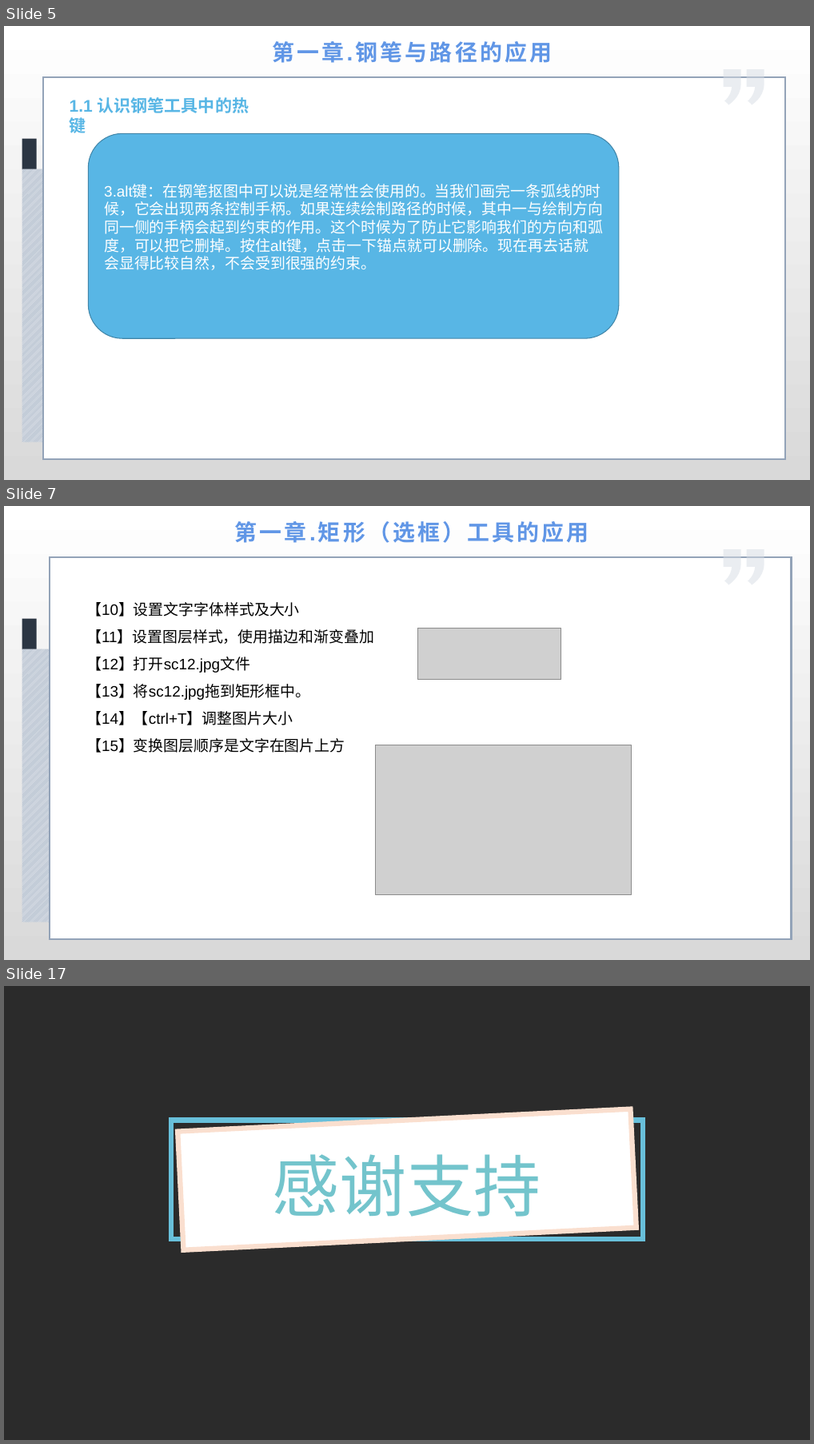
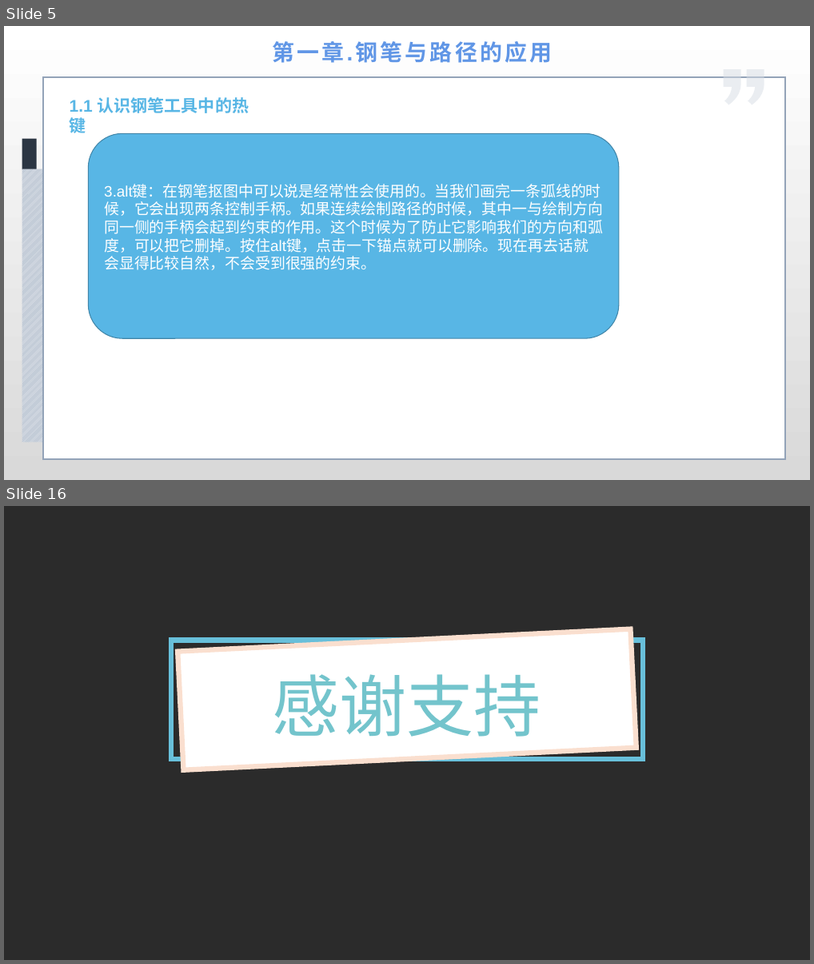
Before and after one commit to cckmit/typora-note, a slide deck: 计算机基础知识/ps/Photoshop第6章.pptx. Shown one above the other, each under a label of ours: slides 5, 7 and 17 before the commit, slides 5 and 16 after it; the slides between them are not shown. The pictures are 814x1444 and 814x964 pixels, drawn with LibreOffice and Linux fonts; fonts in the diff are those of the drawing; grey boxes stand for pictures; background and template pictures are left out; a plain dark background stands for a picture behind light text. Boxes give left, top, right and bottom in pixels: in the first picture for what was removed or moved away, otherwise in the second. Text is boxed around its words. In the diff, an @@ line names an element or a change of style, - is before the commit and + after.

```diff
--- a/计算机基础知识/ps/Photoshop第6章.pptx
+++ b/计算机基础知识/ps/Photoshop第6章.pptx
@@ slide 7 removed at [4,506,810,960], background gradient #FFFFFF to #D9D9D9 @@
@@ text removed at [235,521,590,543] @@
-第一章.矩形（选框）工具的应用
@@ freeform shape removed at [724,549,742,585] @@
@@ freeform shape removed at [747,549,765,585] @@
@@ rectangle removed at [50,557,792,939] @@
@@ rectangle removed at [22,619,37,649] @@
@@ text removed at [86,602,374,752] @@
-【10】设置文字字体样式及大小
-【11】设置图层样式，使用描边和渐变叠加
-【12】打开sc12.jpg文件
-【13】将sc12.jpg拖到矩形框中。
-【14】【ctrl+T】调整图片大小
-【15】变换图层顺序是文字在图片上方
@@ rectangle removed at [22,648,779,922] @@
@@ picture removed at [418,628,562,679] @@
@@ picture removed at [376,745,632,894] @@
@@ what was slide 17 is now slide 16 @@
```
Also in this commit, not shown: 10 slides changed, 1 slide added, 1 other slide removed, 4 other files.
